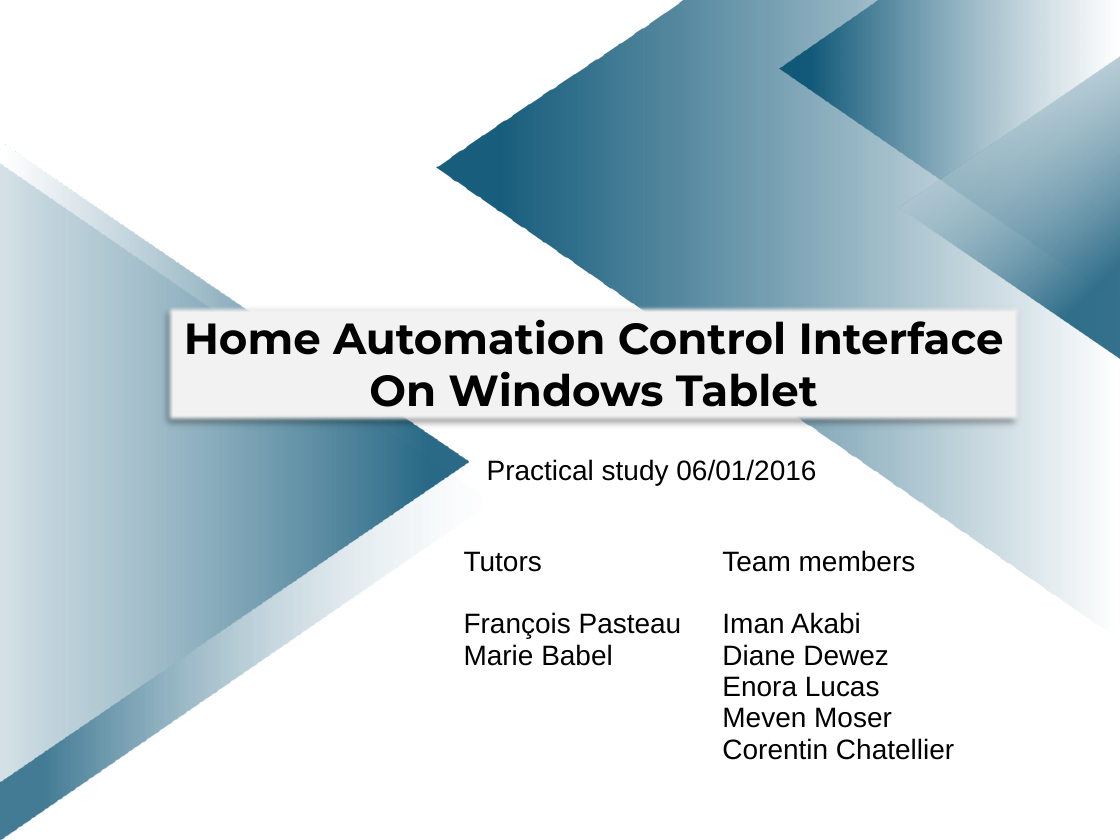
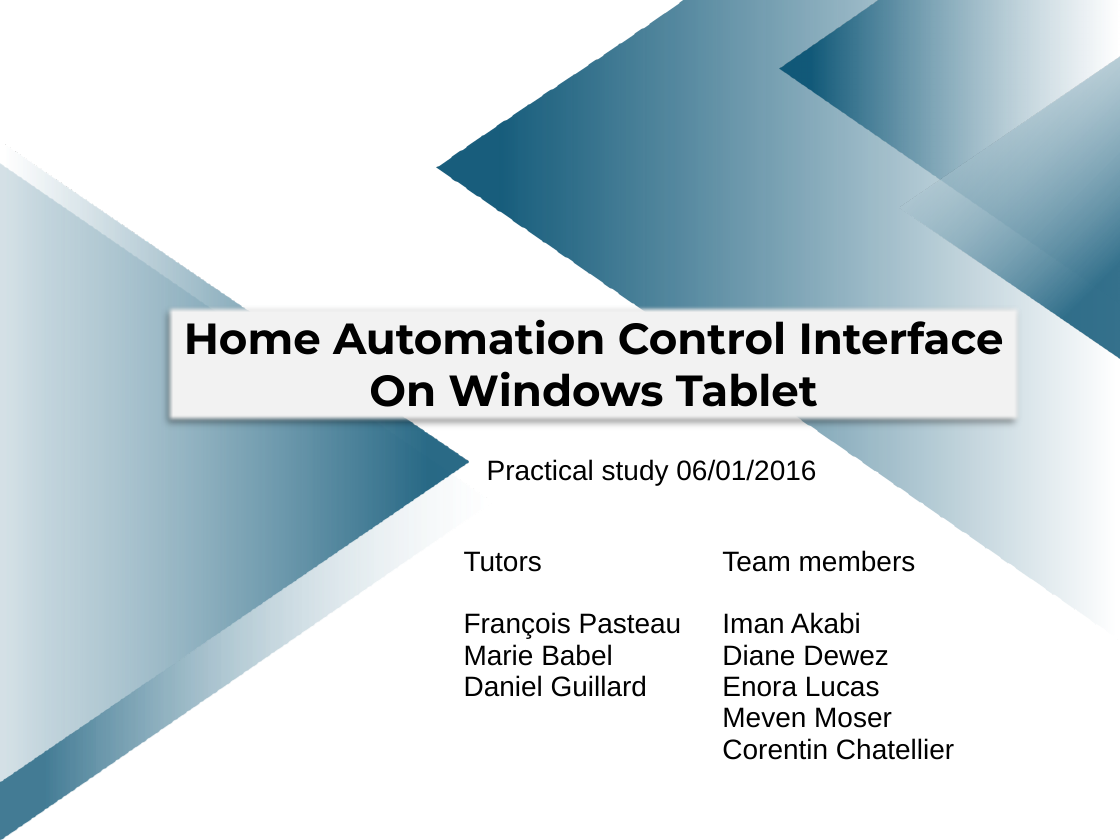
Before and after one commit to mmeven/EP_Domotique_Tablette, a slide deck: slide 1 of Rendu/Diapo_prototype_janvier.pptx. Drawn at 1120x840 pixels with LibreOffice and Linux fonts; fonts in the diff are those of the drawing; background and template pictures are left out. Boxes give left, top, right and bottom in pixels: in the first picture for what was removed or moved away, otherwise in the second. Text is boxed around its words. In the diff, an @@ line names an element or a change of style, - is before the commit and + after.

```diff
--- a/Rendu/Diapo_prototype_janvier.pptx
+++ b/Rendu/Diapo_prototype_janvier.pptx
@@ table at bbox=[452, 540, 1021, 786] @@
-row 1, column 1: Tutors / François Pasteau / Marie Babel
+row 1, column 1: Tutors / François Pasteau / Marie Babel / Daniel Guillard
```
Also in this commit, not shown: 9 other slides changed, 4 slides added, 3 slides removed.
